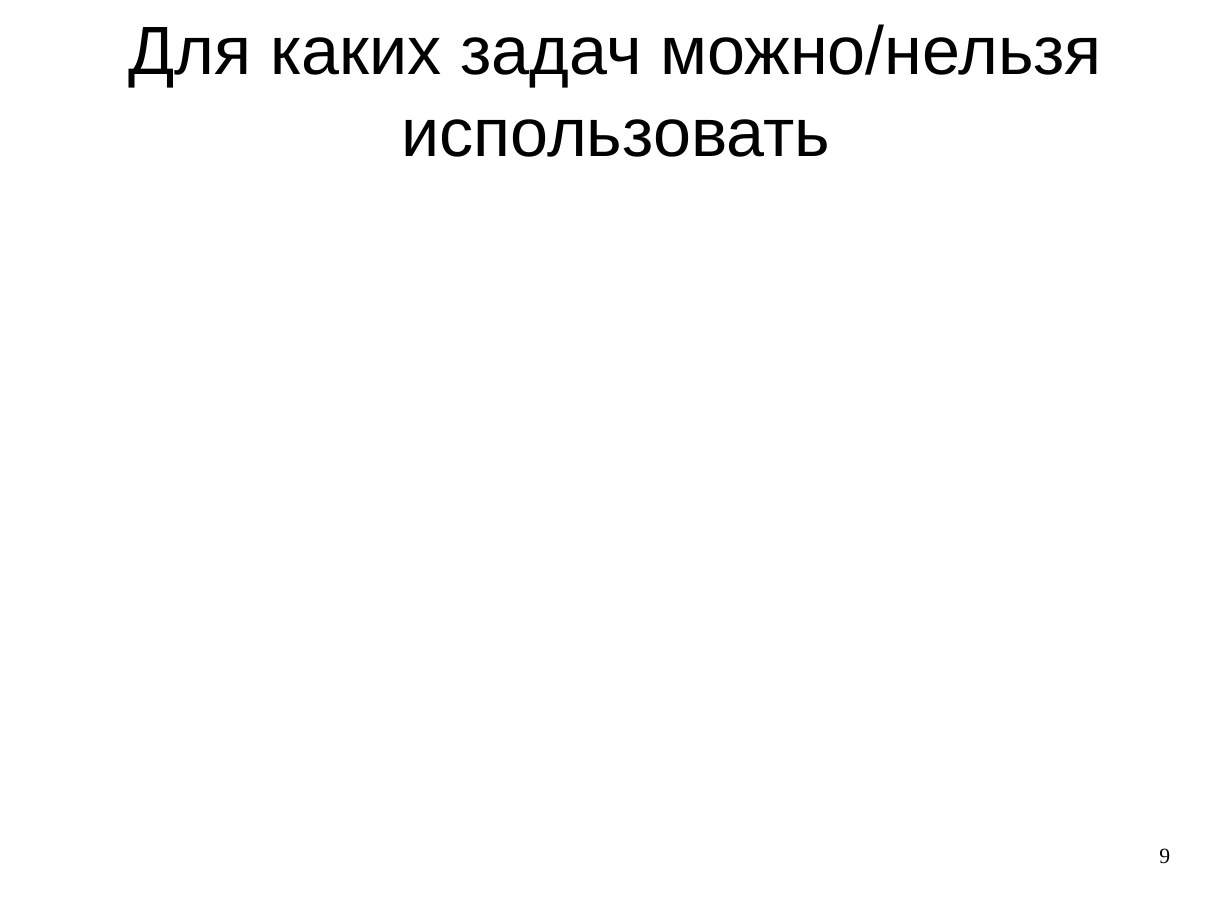
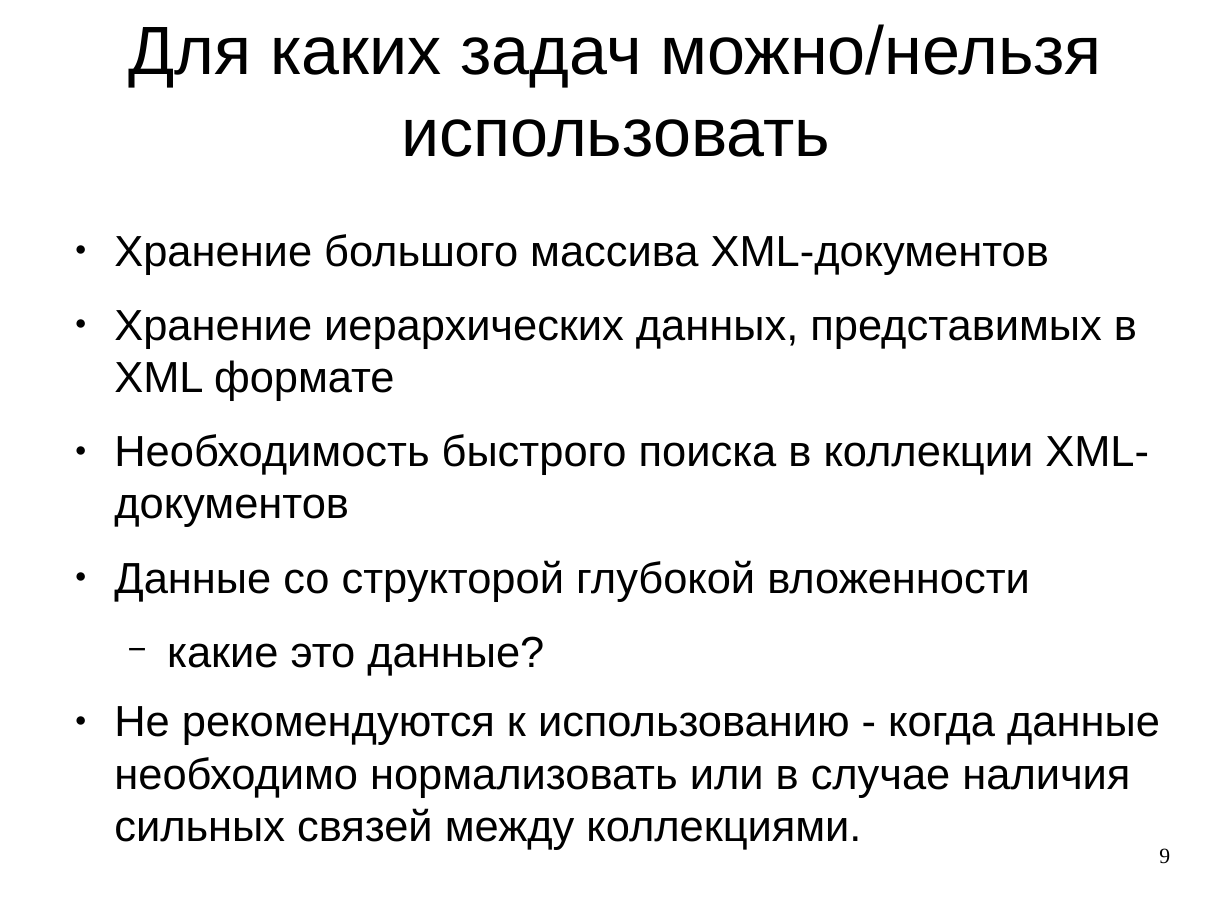
Before and after one commit to DisgustingGust/NXD, a slide deck: slide 9 of 10_NXD.odp. Drawn at 1232x924 pixels with LibreOffice and Linux fonts; fonts in the diff are those of the drawing; background and template pictures are left out. Boxes give left, top, right and bottom in pixels: in the first picture for what was removed or moved away, otherwise in the second. Text is boxed around its words. In the diff, an @@ line names an element or a change of style, - is before the commit and + after.

```diff
--- a/10_NXD.odp
+++ b/10_NXD.odp
@@ text added at (114,234,1160,850), 28 pt, text #000000 @@
+● Хранение большого массива XML-документов
+● Хранение иерархических данных, представимых в XML формате
+● Необходимость быстрого поиска в коллекции XML-документов
+● Данные со структорой глубокой вложенности
+  − какие это данные?
+● Не рекомендуются к использованию - когда данные необходимо нормализовать или в случае наличия сильных связей между коллекциями.
```
Also in this commit, not shown: 5 other slides changed, 2 slides added, 1 slide removed, 3 other files.
